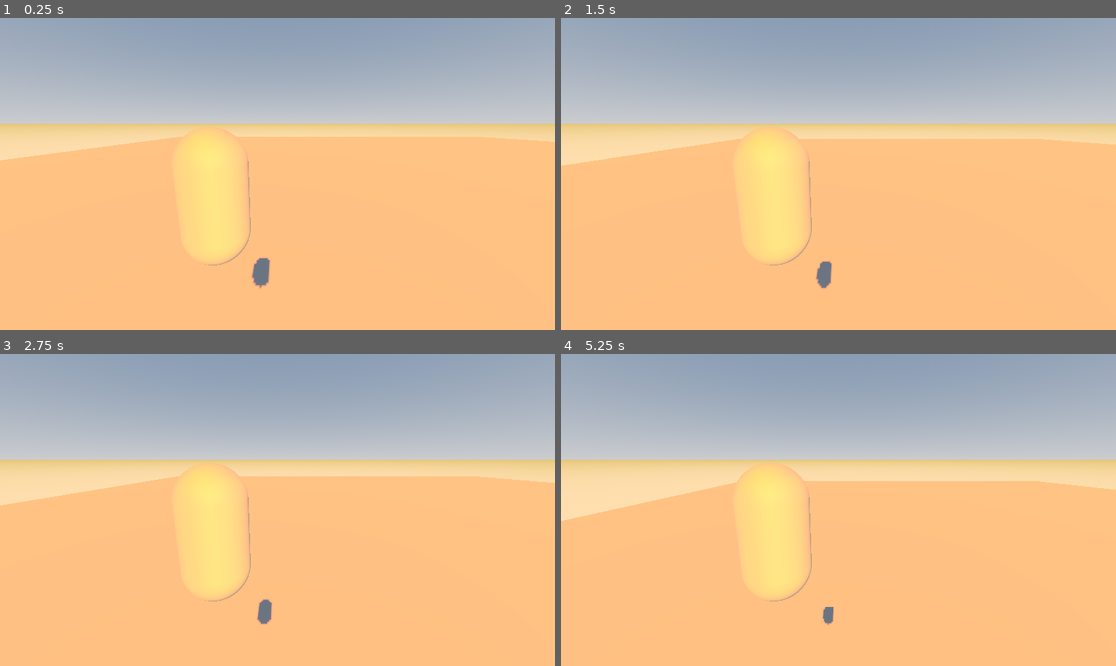
Above: before the commit, frames 1-4 (two rows, left to right).
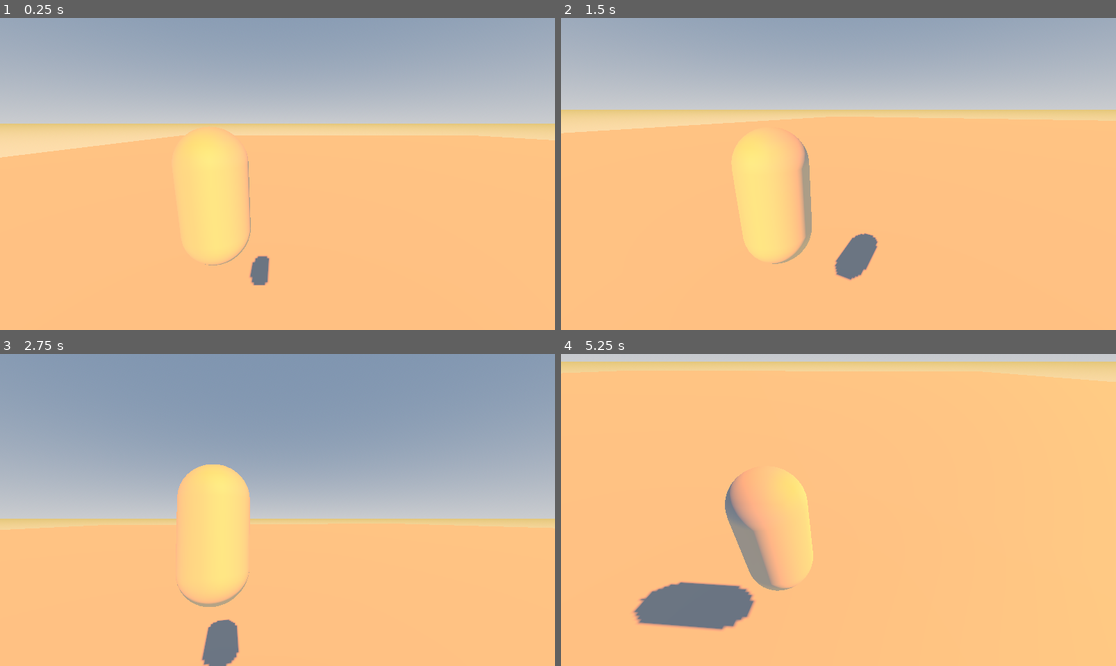
Above: after the commit, the same moments.

Repository: EcstaticStudiosOfficial/Open-World-Game
Game: Godot game, scene res://scenes/main.tscn
Same seed, same stepped clock (60 frames per second), same inputs: the game is played once before the commit and once after it.
Inputs (mouse positions are in pixels of both pictures, inside the frame that each line leads up to):
- Up to frame 1 (0.25 s): no input
- Up to frame 2 (1.5 s): move the mouse to (960, 158) at 0.52 s; hold D (right) 0.53-1.28 s; tap Space (jump) at 0.6, 0.77, 1.07, 1.35 s; click (960, 158) at 0.67 s; move the mouse to (727, 189) at 1.27 s; hold S (backward) from 1.28 s (still down); click (727, 189) at 1.42 s
- Up to frame 3 (2.75 s): tap Space (jump) at 1.52, 1.82, 2.1 s; move the mouse to (333, 441) at 2.02 s; release S (backward) at 2.03 s; hold D (right) from 2.03 s (still down); click (333, 441) at 2.17 s
- Up to frame 4 (5.25 s): move the mouse to (810, 572) at 2.77 s; release D (right) at 2.78 s; hold W (forward) 2.78-3.53 s; tap Space (jump) at 2.85, 3.02, 3.32, 3.6, 3.77, 4.07, 4.35, 4.52, 4.82, 5.1 s; click (810, 572) at 2.92 s; move the mouse to (1005, 556) at 3.52 s; hold A (left) 3.53-5.03 s; click (1005, 556) at 3.67 s; tap Escape (ui_cancel) at 4.15 s; move the mouse to (672, 463) at 4.27 s; click (672, 463) at 4.42 s; move the mouse to (866, 510) at 5.02 s; hold S (backward) from 5.03 s (still down); click (866, 510) at 5.17 s

The runs differ from the first frame. In frame 1, 0.6% of the frame differs, in the area x 0-100%, y 37-87%; in frame 2, 10%; in frame 3, 37%; in frame 4, 46%, in the area x 0-100%, y 0-89%.

Commit message:
fixed movement bug and added 'esc' mouse lock/unlock

Diff:
--- a/scripts/player.gd
+++ b/scripts/player.gd
@@ -1,43 +1,48 @@
 extends CharacterBody3D
-
-# dictionary
-# imp -- impulse
-# vel -- velocity
-# mag -- magnitude
-# sens -- sensitivity
-# dir -- direction
 
 @onready var yaw: Node3D = $yaw
 @onready var pitch: Node3D = $yaw/pitch
 
-var input_dir: Vector2 = Vector2.ZERO
-var motion_dir: Vector3 = Vector3.ZERO
-var jump_imp: float = 20.0
+var jump_imp: float = 10.0
 var walk_vel: float = 9.0
-var gravity: float = 4.8
-var yaw_mag: float = 0.0
-var pitch_mag: float = 0.0
+var gravity: float = 20.0
+var mouse_sens: float = 0.002
+
+func _ready() -> void:
+	Input.mouse_mode = Input.MOUSE_MODE_CAPTURED
 
 func _input(event: InputEvent) -> void:
-	if event is InputEventMouseMotion:
-		yaw_mag = -event.relative.x
-		pitch_mag = -event.relative.y
+	if event is InputEventMouseMotion and Input.mouse_mode == Input.MOUSE_MODE_CAPTURED:
+		yaw.rotate_y(-event.relative.x * mouse_sens)
+		pitch.rotate_x(-event.relative.y * mouse_sens)
+		pitch.rotation.x = clamp(pitch.rotation.x, deg_to_rad(-89), deg_to_rad(89))
 
-func _process(delta: float) -> void:
-	print(yaw_mag)
-	print(pitch_mag)
-	if InputEventMouseMotion:
-		yaw_mag = 0.0
-		pitch_mag = 0.0
-	yaw.rotate_y(yaw_mag * delta)
-	pitch.rotate_x(pitch_mag * delta)
+	if event.is_action_pressed("ui_cancel"): # Usually 'esc'
+		if Input.mouse_mode == Input.MOUSE_MODE_CAPTURED:
+			Input.mouse_mode = Input.MOUSE_MODE_VISIBLE
+		else:
+			Input.mouse_mode = Input.MOUSE_MODE_CAPTURED
+
+	if event is InputEventMouseButton and event.pressed:
+		if Input.mouse_mode == Input.MOUSE_MODE_VISIBLE:
+			Input.mouse_mode = Input.MOUSE_MODE_CAPTURED
 
 func _physics_process(delta: float) -> void:
 	if not is_on_floor():
-		velocity.y -= gravity
-	input_dir = Input.get_vector("left", "right", "backward", "forward")
-	motion_dir = Vector3(input_dir.x, 0.0, input_dir.y)
-	velocity = motion_dir
-	if Input.is_action_just_pressed("jump"):
+		velocity.y -= gravity * delta
+
+	var input_dir = Input.get_vector("left", "right", "backward", "forward")
+	# Rotate input direction to be relative to the player's yaw
+	var direction = (yaw.global_transform.basis * Vector3(input_dir.x, 0, input_dir.y)).normalized()
+
+	if direction:
+		velocity.x = direction.x * walk_vel
+		velocity.z = direction.z * walk_vel
+	else:
+		velocity.x = move_toward(velocity.x, 0, walk_vel)
+		velocity.z = move_toward(velocity.z, 0, walk_vel)
+
+	if Input.is_action_just_pressed("jump") and is_on_floor():
 		velocity.y = jump_imp
+
 	move_and_slide()
